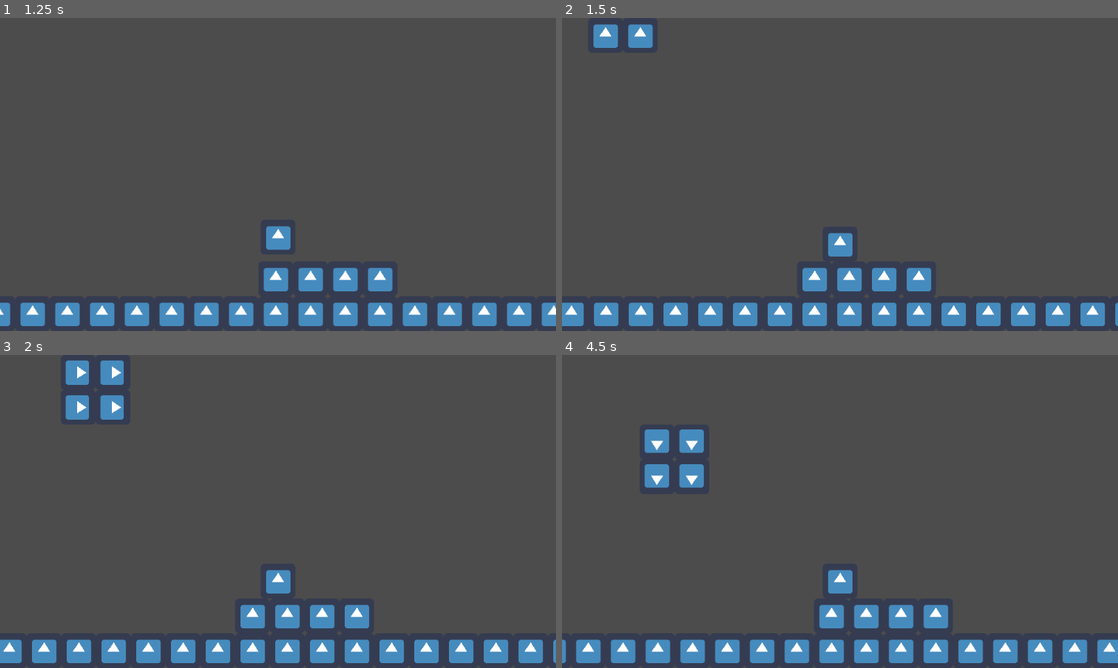
Above: before the commit, frames 1-4 (two rows, left to right).
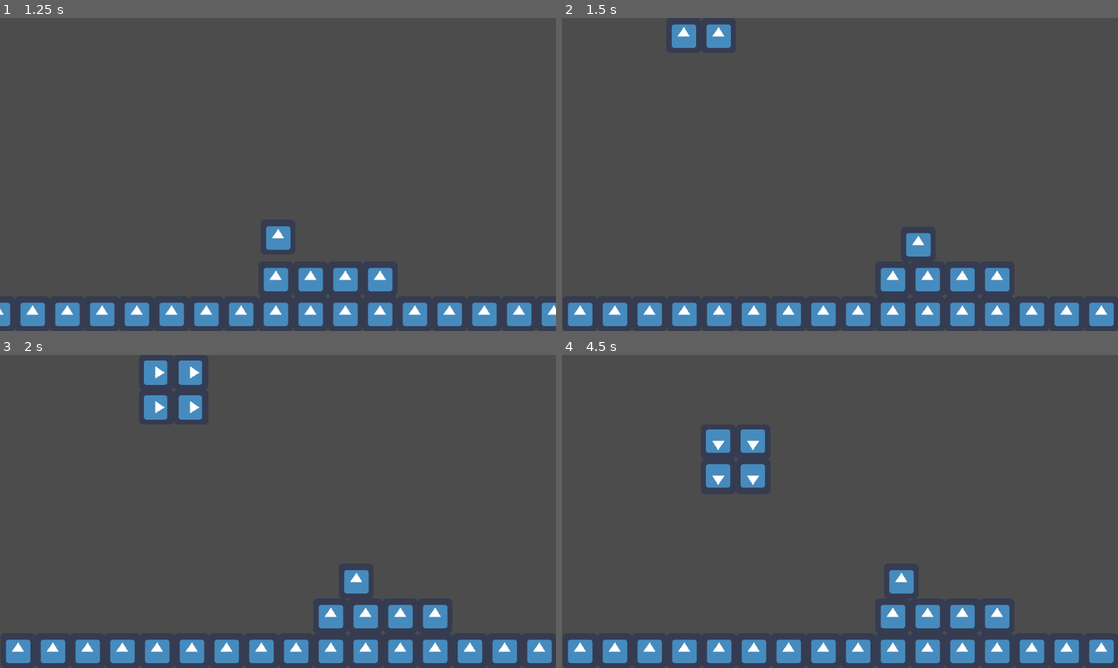
Above: after the commit, the same moments.

Repository: KavehNejad/Hack-2023
Game: Godot game, scene res://src/scenes/Tutorial level.tscn
Two runs of this game, one before a commit and one after it. Both use one fixed random seed, a clock stepped at 60 frames per second and the inputs below. The engine's default icon, where the game draws it, is replaced by a stand-in: a white triangle on a blue panel in a dark square.
Inputs:
- Up to frame 1 (1.25 s): tap Enter at 0.5 s; hold Right (right) from 0.53 s (still down); tap F (game_mode_switch) at 0.6 s; tap Up (jump) at 0.77 s
- Up to frame 2 (1.5 s): keep holding Right (right); tap F (game_mode_switch) at 1.35 s
- Up to frame 3 (2 s): keep holding Right (right); tap Up (jump) at 1.52 s
- Up to frame 4 (4.5 s): release Right (right) at 2.03 s; hold A (left) 2.03-2.78 s; tap F (game_mode_switch) every 0.75 s from 2.1 to 4.35 s; hold Right (right) 2.78-4.28 s; tap Up (jump) at 3.02, 3.77 s; tap Space at 3.5 s; hold A (left) from 4.28 s (still down)

Frame 1 is identical in both runs. In frame 2, 8.8% of the frame differs, in the area x 0-100%, y 2-99%; in frame 3, 10%, in the area x 0-100%, y 1-99%; in frame 4, 10%.

Commit message:
Can switch between cameras

Diff:
--- a/super-tetris-world/src/scenes/Player.tscn
+++ b/super-tetris-world/src/scenes/Player.tscn
@@ -22,3 +22,8 @@
 
 [node name="CollisionShape2D" type="CollisionShape2D" parent="."]
 shape = SubResource( 2 )
+
+[node name="Camera2D" type="Camera2D" parent="."]
+limit_left = 0
+limit_top = 0
+limit_bottom = 576
--- a/super-tetris-world/src/scenes/Tutorial level.tscn
+++ b/super-tetris-world/src/scenes/Tutorial level.tscn
@@ -30,20 +30,11 @@
 } ]
 0/z_index = 0
 
-[sub_resource type="GDScript" id=3]
-script/source = "extends Camera2D
-
-
-"
-
 [node name="Tutorial level" type="Node"]
 script = ExtResource( 3 )
 
 [node name="Player" parent="." instance=ExtResource( 2 )]
 position = Vector2( 416, 480 )
-
-[node name="RemoteTransform2D" type="RemoteTransform2D" parent="Player"]
-remote_path = NodePath("../../Camera2D")
 
 [node name="TileMap" type="TileMap" parent="."]
 position = Vector2( 1, 0 )
@@ -51,11 +42,3 @@
 collision_use_kinematic = true
 format = 1
 tile_data = PoolIntArray( 262176, 2, 0, 262177, 2, 0, 262178, 2, 0, 262179, 2, 0, 262180, 2, 0, 262181, 2, 0, 262186, 0 …(1700 unchanged characters)…
-
-[node name="Camera2D" type="Camera2D" parent="."]
-position = Vector2( 416, 480 )
-current = true
-limit_left = 0
-limit_top = 0
-limit_bottom = 576
-script = SubResource( 3 )
--- a/super-tetris-world/src/scenes/shape.tscn
+++ b/super-tetris-world/src/scenes/shape.tscn
@@ -8,4 +8,10 @@
 [node name="Timer" type="Timer" parent="."]
 autostart = true
 
+[node name="Camera2D" type="Camera2D" parent="."]
+current = true
+limit_left = 0
+limit_top = 0
+limit_bottom = 576
+
 [connection signal="timeout" from="Timer" to="." method="_on_Timer_timeout"]
--- a/super-tetris-world/src/scripts/world.gd
+++ b/super-tetris-world/src/scripts/world.gd
@@ -7,17 +7,26 @@
 
 var grid = []
 var shapes
+
+var player
+var current_shape
+
 func _ready():
 	shapes = set_up_blocks_script.get_block_tyoes()
 	create_grid()
 	spawn_shape()
+	player = $Player
 
 	var all_cells = $TileMap.get_used_cells()
 	for cell in all_cells:
 		grid[cell.y + 1][cell.x + 1] = 1
 
 func spawn_shape():
+	if current_shape:
+		current_shape.get_node("Camera2D").current = false
 	var shape = shape_scene.instance()
+	current_shape = shape
+	current_shape.get_node("Camera2D").current = true
 	shape.set_info(shapes[rand_range(0,len(shapes))])
 	shape.position.x = 64 * 5 - 32
 	shape.position.y = 64 * 1 - 32
@@ -32,8 +41,12 @@
 	if Input.is_action_just_pressed("game_mode_switch"):
 		if Global.game_mode == 'Platformer':
 			Global.game_mode = 'Tetris'
+			player.get_node("Camera2D").current = false
+			current_shape.get_node("Camera2D").current = true
 		else:
 			Global.game_mode = 'Platformer'
+			current_shape.get_node("Camera2D").current = false
+			player.get_node("Camera2D").current = true
 		emit_signal("game_mode_changed")
 
 func create_grid():
Not shown: 1 places in super-tetris-world/src/scenes/Tutorial level.tscn that only renumber resources
